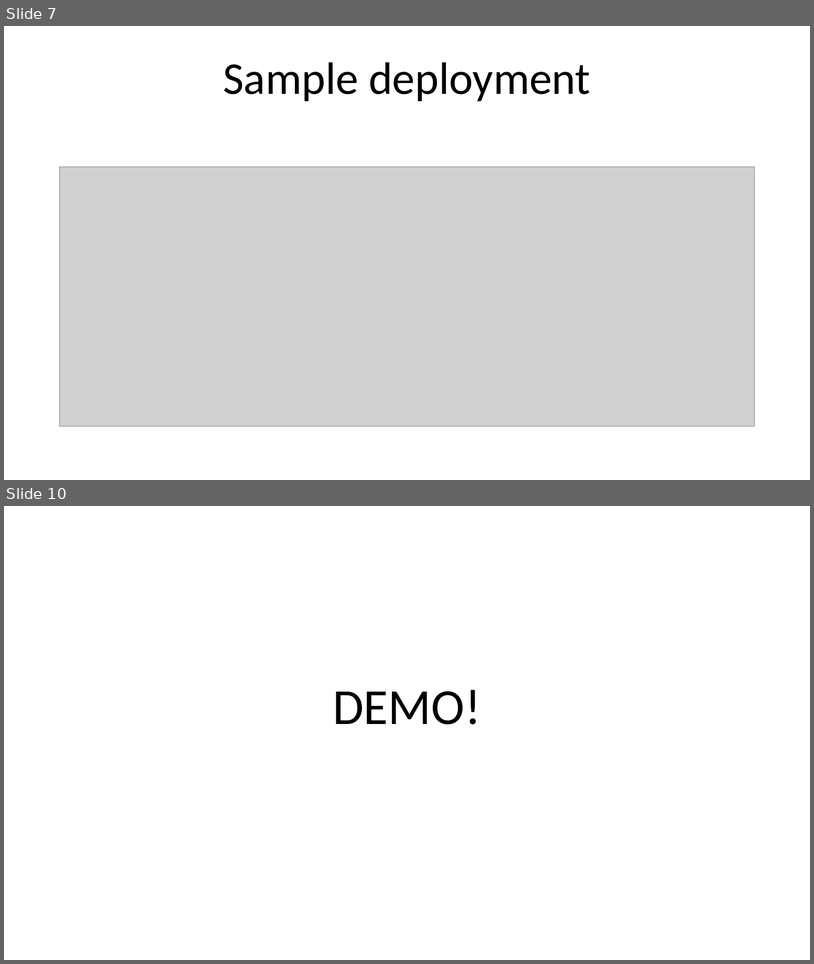
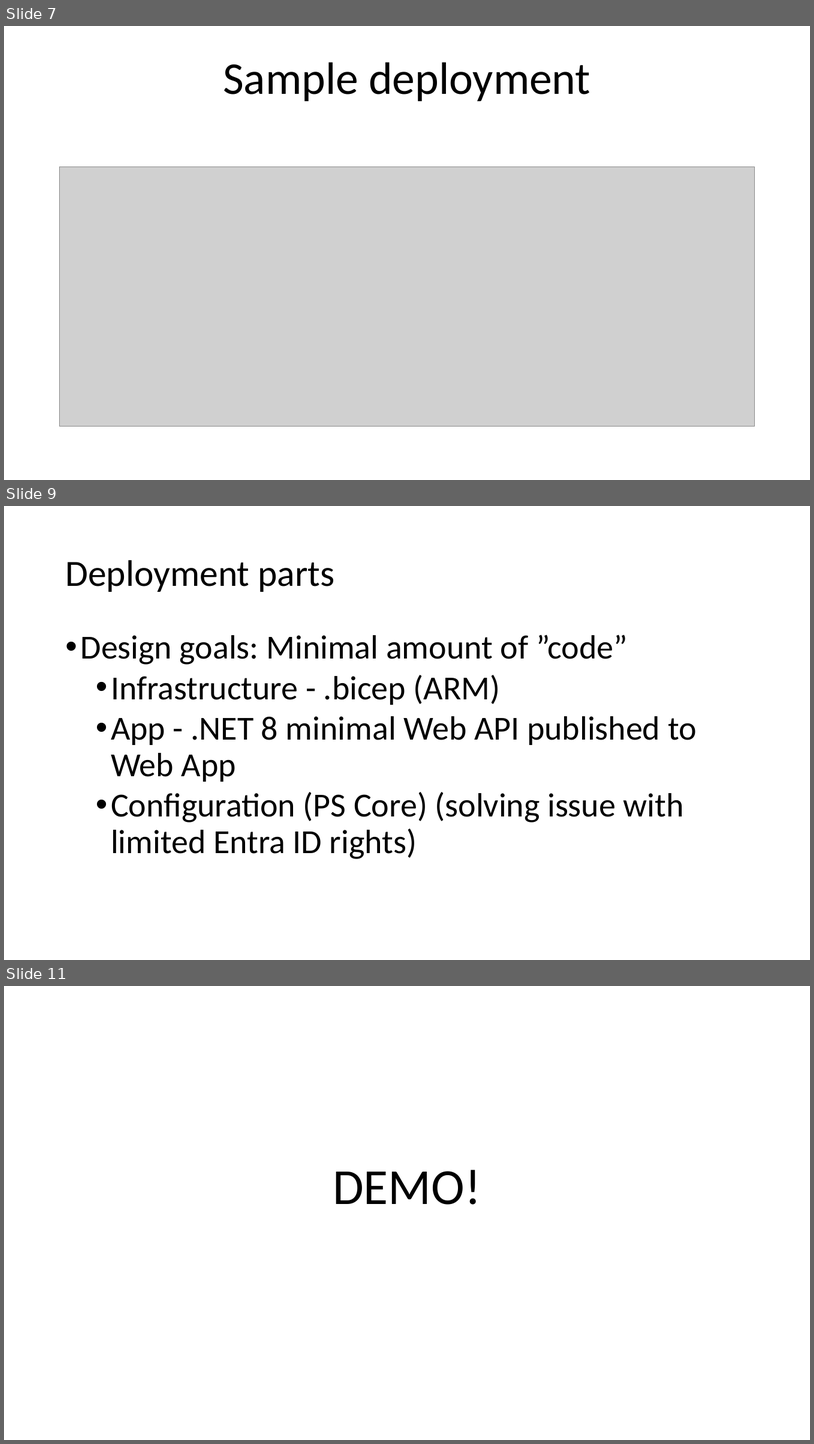
Before and after one commit to ErikEJ/CloudBurstDemo, a slide deck: ManagedIdentity.pptx. Shown one above the other, each under a label of ours: slides 7 and 10 before the commit, slides 7, 9 and 11 after it; the slides between them are not shown. The pictures are 814x964 and 814x1444 pixels, drawn with LibreOffice and Linux fonts; fonts in the diff are those of the drawing; grey boxes stand for pictures. Boxes give left, top, right and bottom in pixels: in the first picture for what was removed or moved away, otherwise in the second. Text is boxed around its words. In the diff, an @@ line names an element or a change of style, - is before the commit and + after.

```diff
--- a/ManagedIdentity.pptx
+++ b/ManagedIdentity.pptx
@@ slide 9 added at (x1=4, y1=506, x2=810, y2=960), background #FFFFFF @@
@@ title added at (x1=65, y1=560, x2=335, y2=592), 44 pt, text #000000 @@
+Deployment parts
@@ text added at (x1=81, y1=634, x2=697, y2=859), 40 pt, text #000000 @@
+• Design goals: Minimal amount of ”code”
+  • Infrastructure - .bicep (ARM)
+  • App - .NET 8 minimal Web API published to Web App
+  • Configuration (PS Core) (solving issue with limited Entra ID rights)
@@ what was slide 10 is now slide 11 @@
```
Also in this commit, not shown: 5 slides changed, 1 other slide added.
